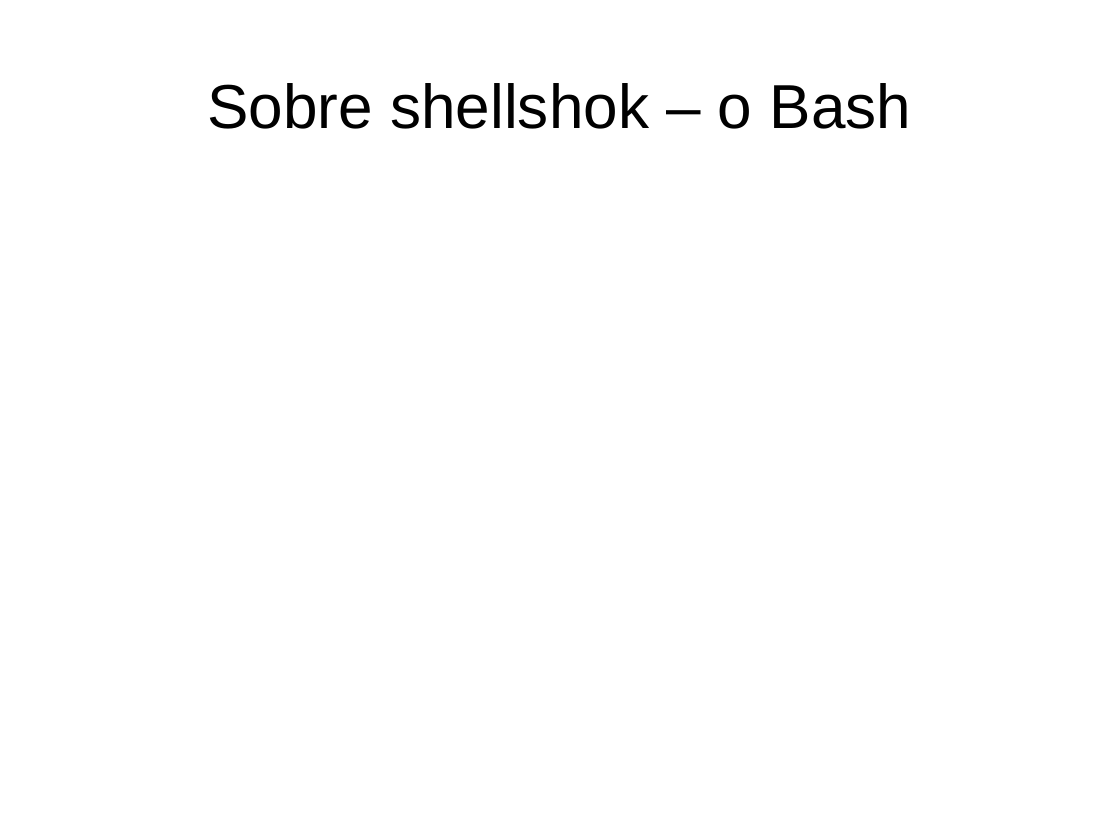
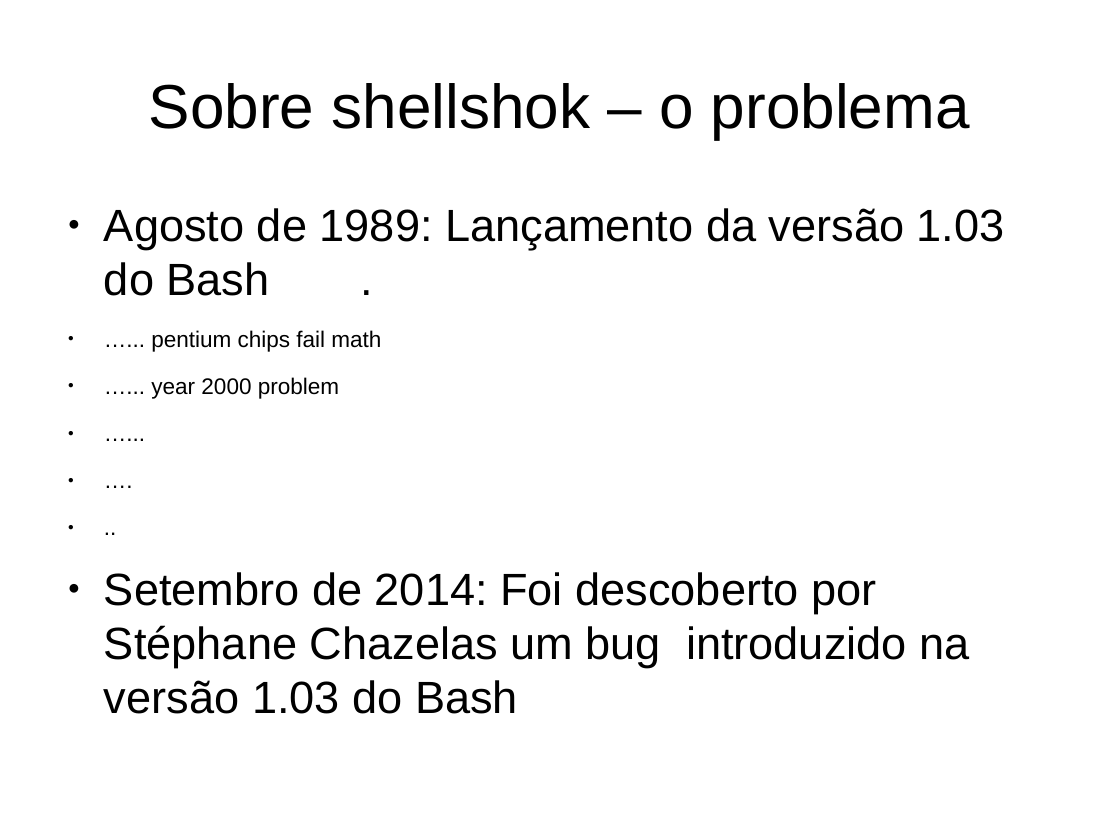
Before and after one commit to Evnsan/MAC0448, a slide deck: slide 8 of ep4/apresentacao.odp (slide 2 before the commit). Drawn at 1120x840 pixels with LibreOffice and Linux fonts; fonts in the diff are those of the drawing. Boxes give left, top, right and bottom in pixels: in the first picture for what was removed or moved away, otherwise in the second. Text is boxed around its words. In the diff, an @@ line names an element or a change of style, - is before the commit and + after.

```diff
--- a/ep4/apresentacao.odp
+++ b/ep4/apresentacao.odp
@@ title at (149,83,970,139): text changed @@
-Sobre shellshok – o Bash
+Sobre shellshok – o problema
@@ text added at (104,208,1005,714), 32 pt, text #000000 @@
+● Agosto de 1989: Lançamento da versão 1.03 do Bash .
+● …... pentium chips fail math
+● …... year 2000 problem
+● …...
+● ….
+● ..
+● Setembro de 2014: Foi descoberto por Stéphane Chazelas um bug introduzido na versão 1.03 do Bash
```
Also in this commit, not shown: 8 slides added, 5 slides removed.
